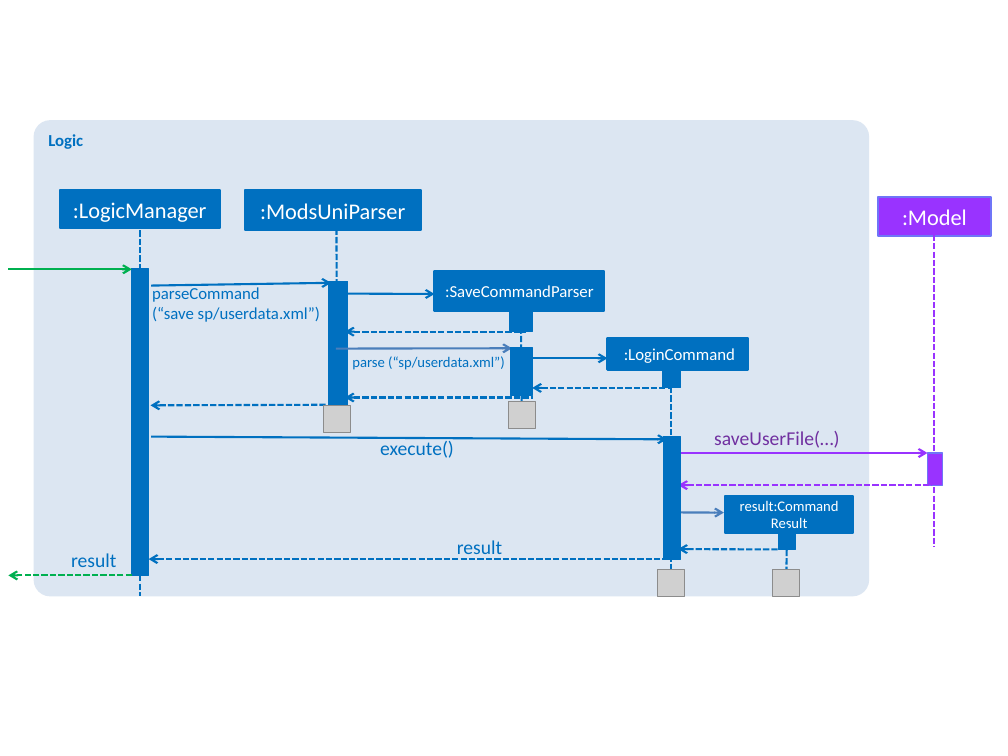
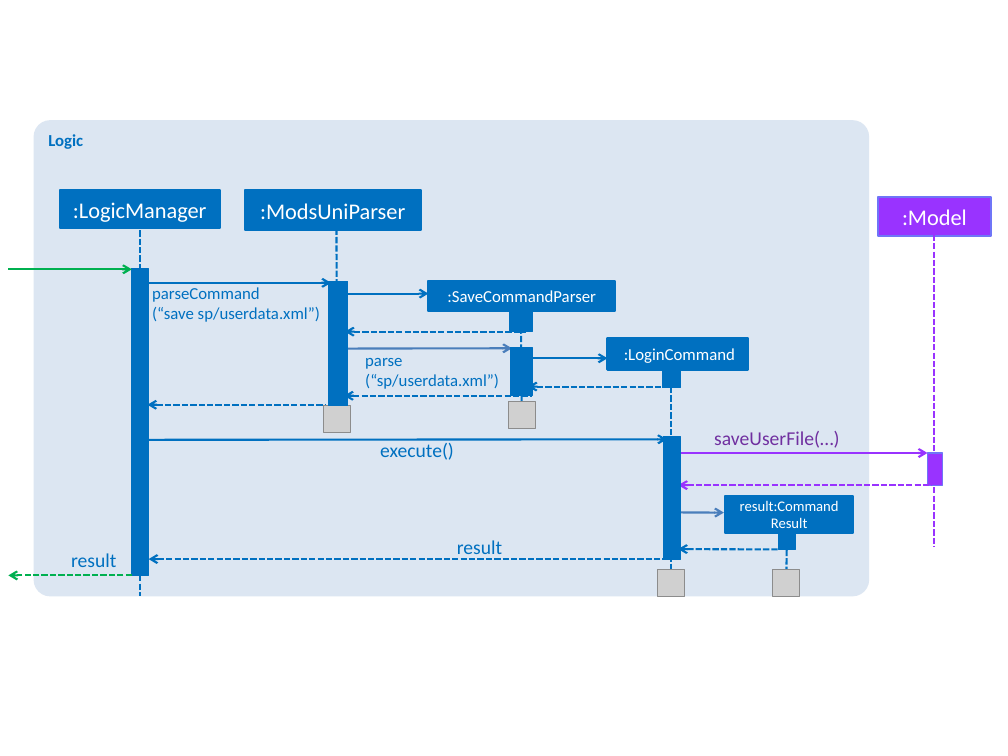
Before and after one commit to deming16/main, a slide deck: slide 2 of docs/diagrams/SaveFeatureDiagrams.pptx. Drawn at 1008x756 pixels with LibreOffice and Linux fonts; fonts in the diff are those of the drawing; grey boxes stand for pictures. Boxes give left, top, right and bottom in pixels: in the first picture for what was removed or moved away, otherwise in the second. Text is boxed around its words. In the diff, an @@ line names an element or a change of style, - is before the commit and + after.

```diff
--- a/docs/diagrams/SaveFeatureDiagrams.pptx
+++ b/docs/diagrams/SaveFeatureDiagrams.pptx
@@ arrow moved from (151, 285) - (331, 283) to (136, 283) - (331, 283) @@
@@ arrow moved from (345, 293) - (434, 294) to (345, 293) - (428, 293) @@
@@ rectangle ":SaveCommandParser": place and size @@
-rectangle ":SaveCommandParser" at (434, 271, 605, 311)
+rectangle ":SaveCommandParser" at (428, 281, 616, 310)
@@ text at (365, 358, 499, 389): text changed; size 10.5 to 12 pt @@
-parse (“sp/userdata.xml”)
+parse
+(“sp/userdata.xml”)
@@ arrow moved from (532, 388) - (671, 388) to (528, 387) - (667, 387) @@
@@ arrow moved from (150, 405) - (327, 405) to (147, 405) - (327, 405) @@
@@ arrow moved from (151, 436) - (667, 439) to (136, 439) - (667, 439) @@
@@ text "execute()": place and size @@
-text "execute()" at (380, 439, 454, 458)
+text "execute()" at (380, 443, 454, 460)
```
Also in this commit, not shown: 2 other files.
